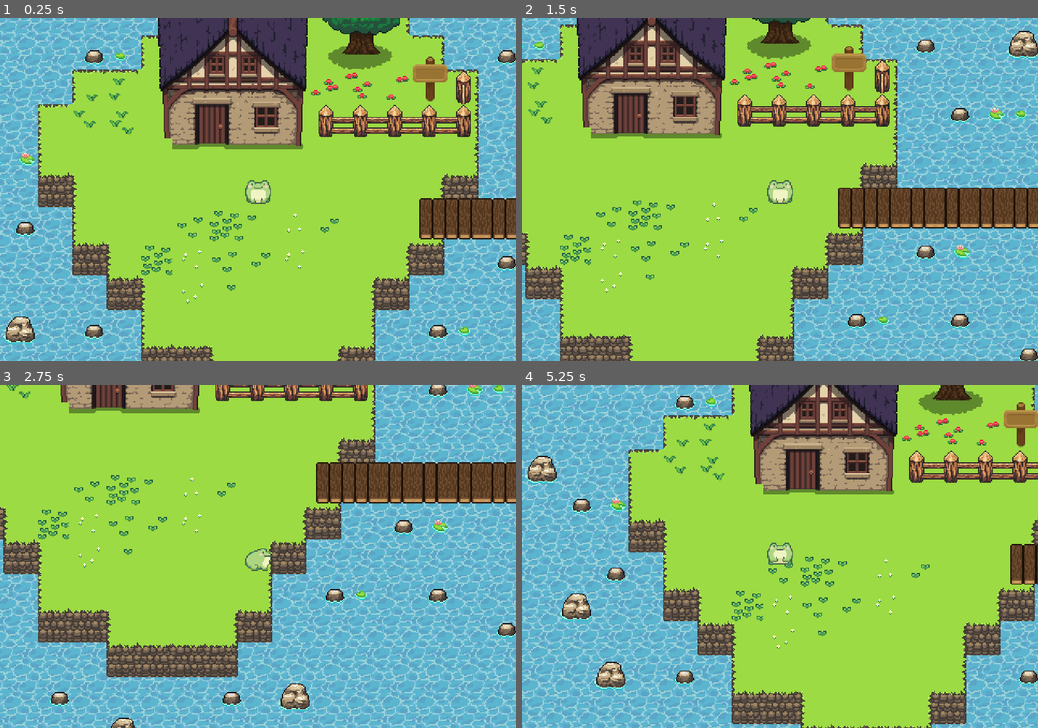
Above: before the commit, frames 1-4 (two rows, left to right).
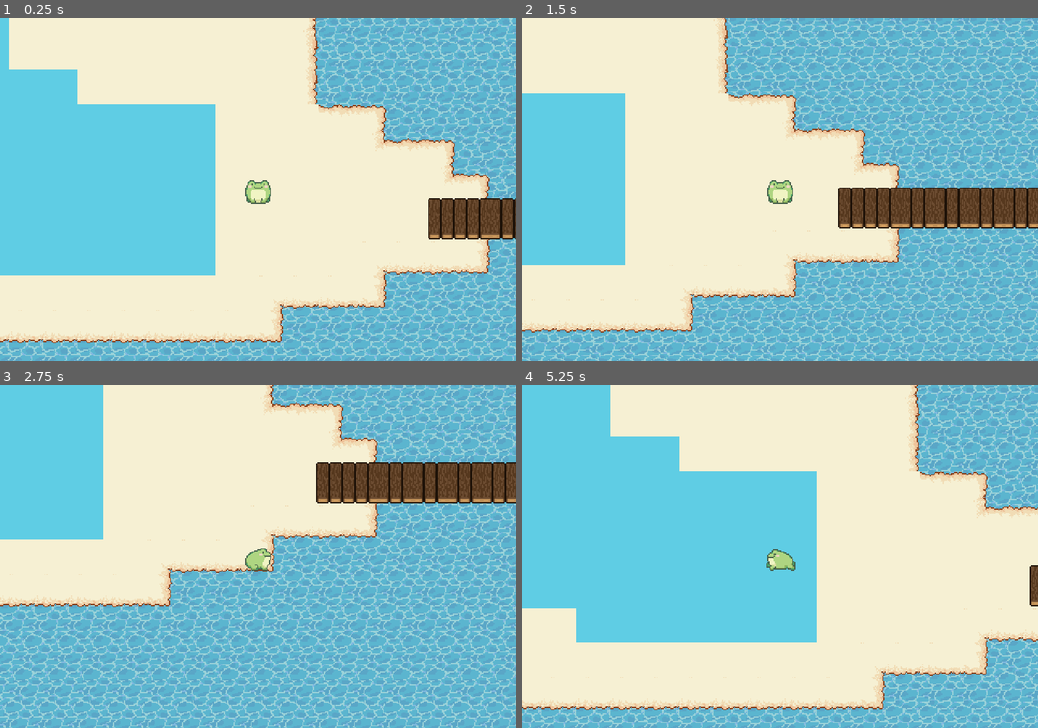
Above: after the commit, the same moments.

Repository: perimeterr/DDS-game-output-1
Game: Godot game, scene res://game_level.tscn
Two runs of this game, one before a commit and one after it. Both use one fixed random seed, a clock stepped at 60 frames per second and the inputs below.
Inputs:
- Up to frame 1 (0.25 s): no input
- Up to frame 2 (1.5 s): tap Enter at 0.5 s; hold D (right) 0.53-1.28 s; hold S (down) from 1.28 s (still down)
- Up to frame 3 (2.75 s): release S (down) at 2.03 s; hold D (right) from 2.03 s (still down)
- Up to frame 4 (5.25 s): tap Space at 2.75 s; release D (right) at 2.78 s; hold W (up) 2.78-3.53 s; hold A (left) 3.53-5.03 s; hold S (down) from 5.03 s (still down)

The runs differ from the first frame. In frame 1, 87% of the frame differs, in the area x 0-100%, y 0-100%; in frame 2, 78%; in frame 3, 69%; in frame 4, 89%.

Commit message:
fixed sliding animation bugs

Diff:
--- a/game_level.tscn
+++ b/game_level.tscn
@@ -1304,7 +1304,7 @@
 tile_set = SubResource("TileSet_ibsu8")
 
 [node name="Node2D" parent="." instance=ExtResource("2_df5pp")]
-position = Vector2(-80, -48)
+position = Vector2(-312, 592)
 
 [node name="Node2D2" parent="." instance=ExtResource("3_ibsu8")]
 position = Vector2(-464, 24)
--- a/player.gd
+++ b/player.gd
@@ -33,18 +33,8 @@
 		if slide_queue:
 			slide_queue = false
 			is_sliding = true
-			animation_player.pause()
-			if slide_direction == Vector2.UP:
-				sprite_2d.frame = 32
-			elif slide_direction == Vector2.RIGHT:
-				sprite_2d.frame = 33
-			elif slide_direction == Vector2.LEFT:
-				sprite_2d.frame = 34
-			elif slide_direction == Vector2.DOWN:
-				sprite_2d.frame = 35
 			move(slide_direction)
 		else:
-			UpdateAnimation()
 			is_sliding = false
 		return
 
@@ -54,7 +44,7 @@
 		var tile_data: TileData = get_walkable_tile_data(current_tile)
 		if tile_data and tile_data.get_custom_data("slide") == true:
 			slide_queue = true
-			slide_direction = cardinal_direction
+
 		elif tile_data.has_custom_data("arrow"):
 			var arrow_dir: Vector2 = tile_data.get_custom_data("arrow")
 			if arrow_dir != Vector2.ZERO:
@@ -122,6 +112,10 @@
 	if is_blocked(target_tile):
 		return
 
+	if tile_data == null or tile_data.get_custom_data("slide") == true:
+		is_sliding = true
+		slide_direction = cardinal_direction
+
 	is_moving = true
 	cardinal_direction = direction
 
@@ -152,8 +146,20 @@
 	return true
 
 func UpdateAnimation() -> void:
+	if is_sliding:
+		animation_player.pause()
+		if slide_direction == Vector2.UP:
+			sprite_2d.frame = 32
+		elif slide_direction == Vector2.RIGHT:
+			sprite_2d.frame = 33
+		elif slide_direction == Vector2.LEFT:
+			sprite_2d.frame = 34
+		elif slide_direction == Vector2.DOWN:
+			sprite_2d.frame = 35
+		return
+
 	animation_player.play( state + "_" + AnimDirection())
-	pass
+
 
 func AnimDirection() -> String:
 	if cardinal_direction == Vector2.DOWN:
